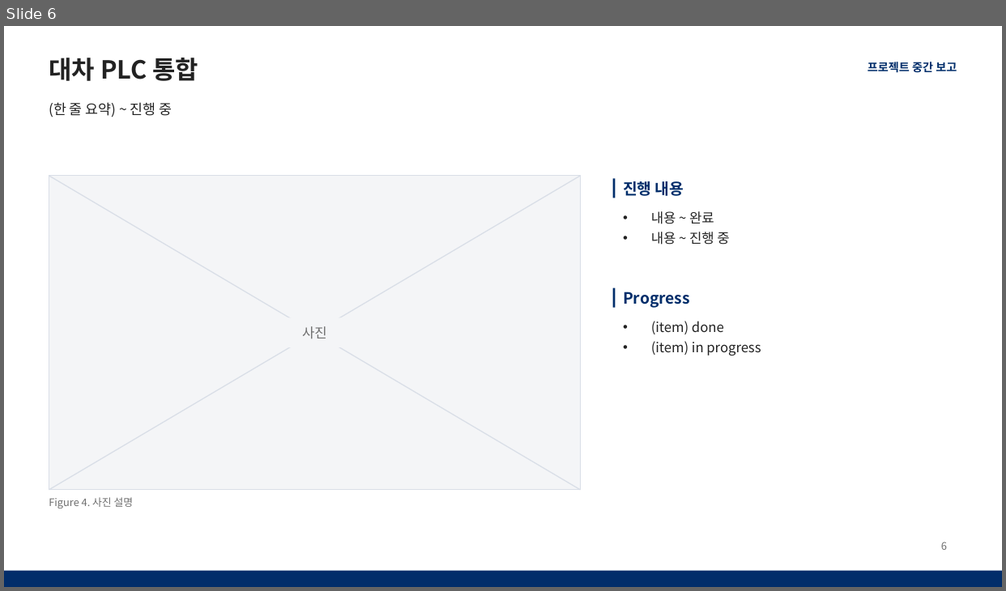
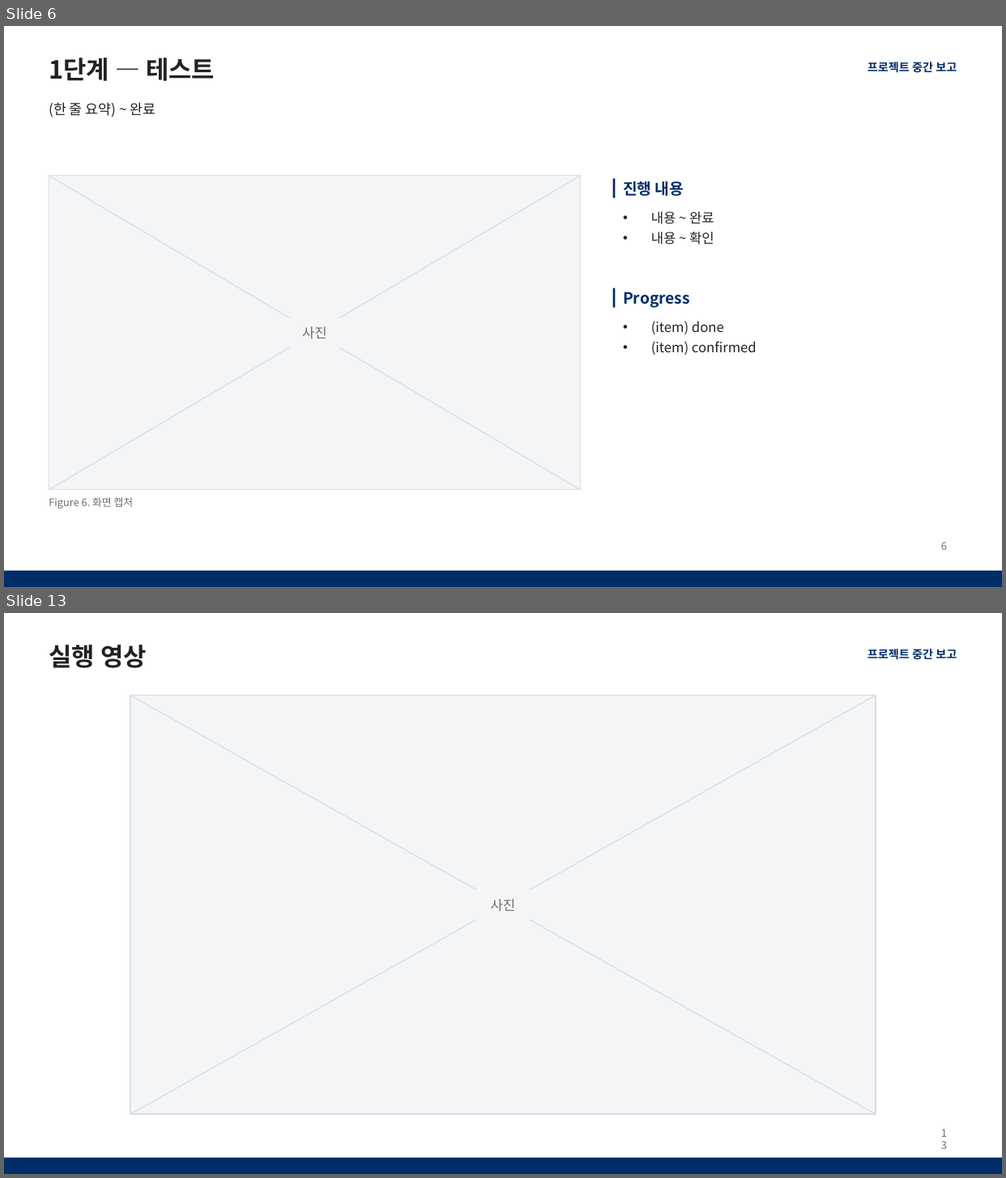
Before and after one commit to chanyee725/PPT-Template, a slide deck: templates/interim-report.pptx. Shown one above the other, each under a label of ours: slide 6 before the commit, slides 6 and 13 after it; the slides between them are not shown. The pictures are 1006x591 and 1006x1178 pixels, drawn with LibreOffice and Linux fonts; fonts in the diff are those of the drawing. Boxes give left, top, right and bottom in pixels: in the first picture for what was removed or moved away, otherwise in the second. Text is boxed around its words. In the diff, an @@ line names an element or a change of style, - is before the commit and + after.

```diff
--- a/templates/interim-report.pptx
+++ b/templates/interim-report.pptx
@@ slide 13 added at box(4, 613, 1002, 1174), background #FFFFFF; not listed: 2 template elements that a slide beside it also shows @@
@@ title added at box(49, 645, 147, 668), 24 pt, text #222222, bold @@
+실행 영상
@@ rectangle added at box(130, 696, 876, 1114), fill #F4F5F7, outline #D9DEE7 1 pt @@
@@ line added from (130, 696) to (876, 1114), #D9DEE7 1 pt @@
@@ line added from (130, 1114) to (876, 696), #D9DEE7 1 pt @@
@@ text added at box(491, 899, 516, 911), 13 pt, text #6E6E6E @@
+사진
@@ page number added at box(931, 1123, 957, 1144), 10 pt, text #6E6E6E @@
+13
@@ slide 6 changed as well @@
@@ title at box(49, 58, 215, 81): text changed @@
-대차 PLC 통합
+1단계 — 테스트
@@ text at box(49, 102, 156, 118): text changed @@
-(한 줄 요약) ~ 진행 중
+(한 줄 요약) ~ 완료
@@ text at box(651, 232, 714, 245): text changed @@
-• 내용 ~ 진행 중
+• 내용 ~ 확인
@@ text at box(651, 341, 756, 355): text changed @@
-• (item) in progress
+• (item) confirmed
@@ text at box(49, 497, 134, 509): text changed @@
-Figure 4. 사진 설명
+Figure 6. 화면 캡처
```
Also in this commit, not shown: 2 other slides changed, 11 other slides added, 7 slides removed, 1 other file.
